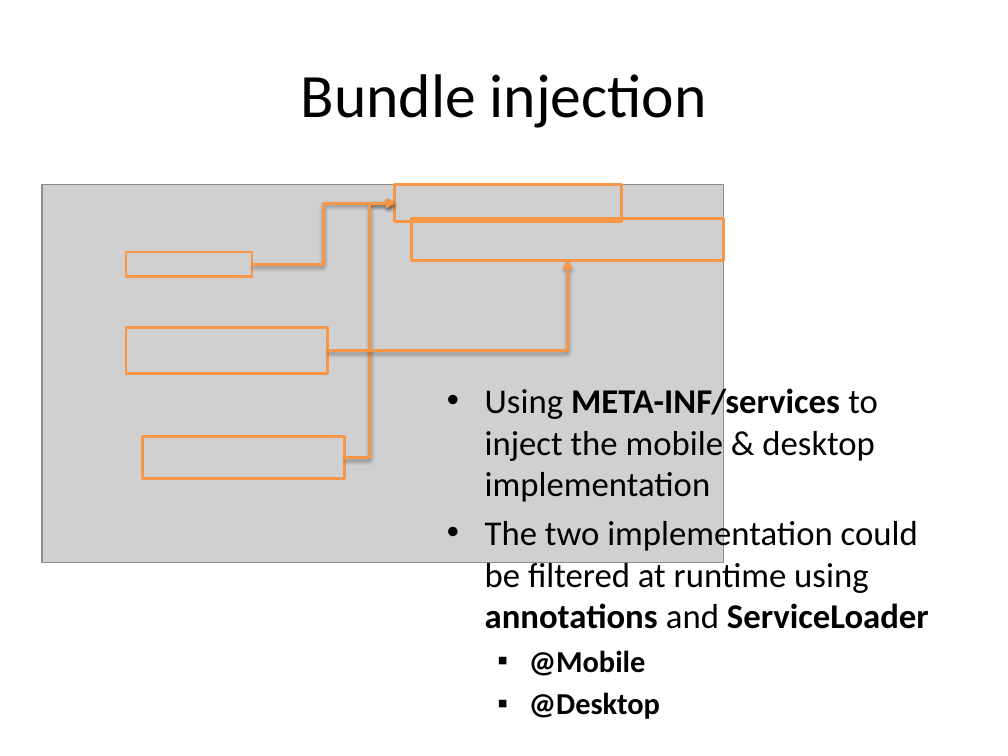
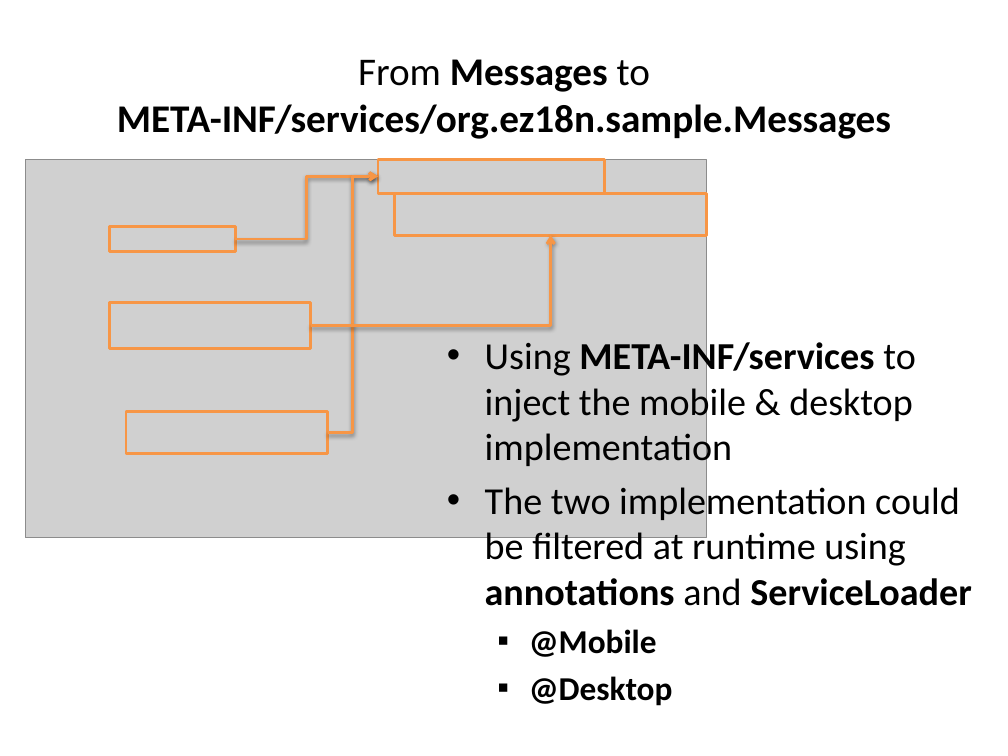
Before and after one commit to dbaeli/ez18n, a slide deck: slide 8 of ez18n-slides/javaone-2012/ez18n_javaone2012_tech.pptx. Drawn at 1008x756 pixels with LibreOffice and Linux fonts; fonts in the diff are those of the drawing; grey boxes stand for pictures; background and template pictures are left out. Boxes give left, top, right and bottom in pixels: in the first picture for what was removed or moved away, otherwise in the second. Text is boxed around its words. In the diff, an @@ line names an element or a change of style, - is before the commit and + after.

```diff
--- a/ez18n-slides/javaone-2012/ez18n_javaone2012_tech.pptx
+++ b/ez18n-slides/javaone-2012/ez18n_javaone2012_tech.pptx
@@ title at [117, 59, 891, 139]: text changed; size 44 to 28 pt; bold on @@
-Bundle injection
+From Messages to
+META-INF/services/org.ez18n.sample.Messages
@@ elbow arrow moved from (252, 264) - (395, 204) to (235, 239) - (378, 176) @@
@@ elbow arrow moved from (345, 458) - (395, 204) to (328, 432) - (378, 176) @@
@@ rectangle: place and size @@
-rectangle at [395, 184, 622, 222]
+rectangle at [378, 159, 605, 193]
@@ 4 rectangles, 1 picture: place and size @@
-4 rectangles, 1 picture at [42, 184, 724, 562]
+4 rectangles, 1 picture at [25, 159, 707, 537]
@@ elbow arrow moved from (328, 351) - (568, 260) to (310, 326) - (550, 235) @@
@@ text "Using META-INF/services to inject the ...": place and size @@
-text "Using META-INF/services to inject the ..." at [485, 384, 929, 676]
+text "Using META-INF/services to inject the ..." at [485, 337, 971, 706]
@@ text "Using META-INF/services to inject the ..." at [485, 337, 971, 706]: size 24.8 to 27.2 pt; size 21.7 to 23.8 pt in "@Mobile", "@Desktop" @@
```
Also in this commit, not shown: 9 other slides changed, 1 slide added, 6 other files.
